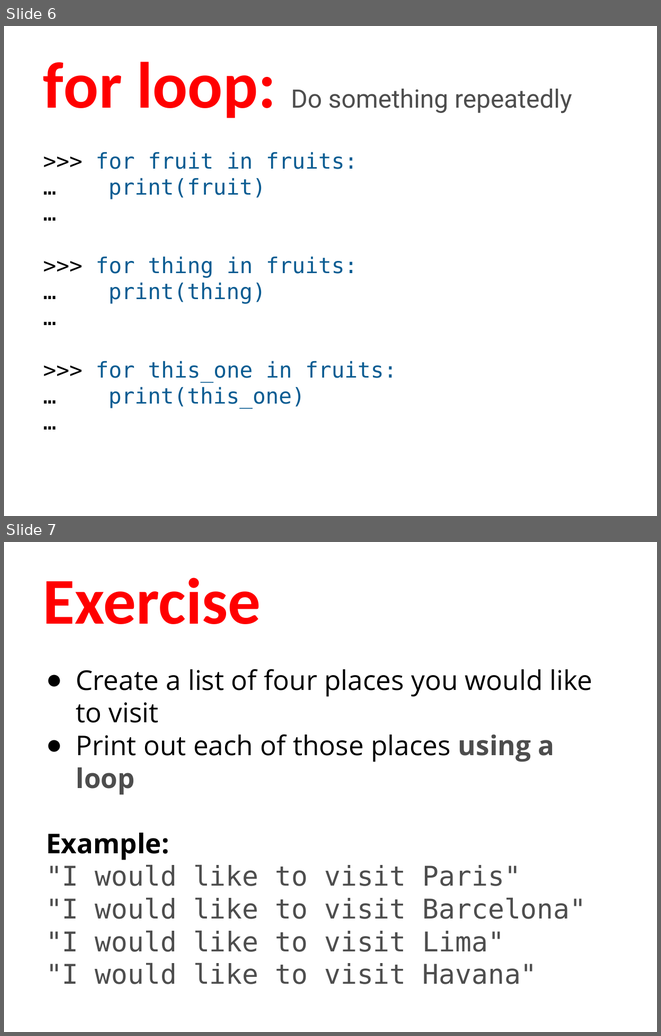
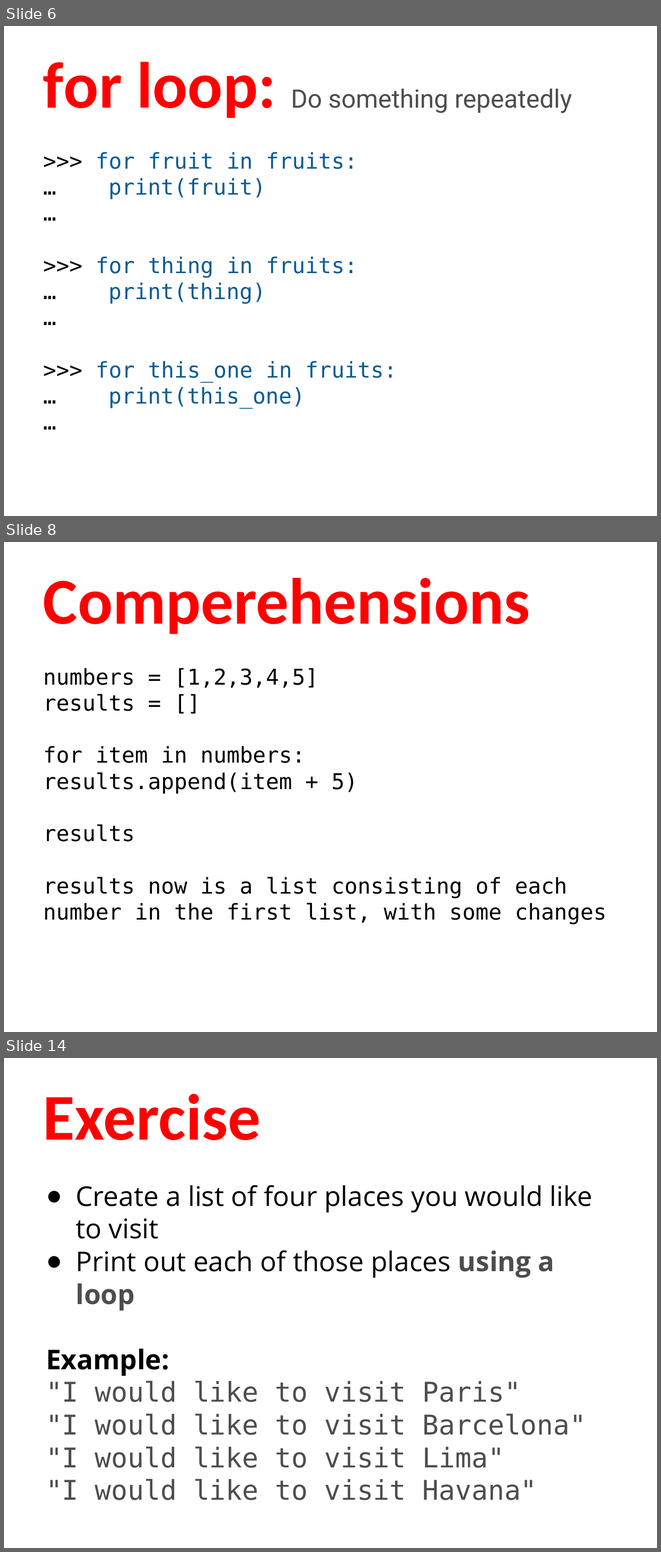
Before and after one commit to humanitiesprogramming/slides, a slide deck: 2017/python/B Done - ish/Python - Programming Concepts II.pptx. Shown one above the other, each under a label of ours: slides 6 and 7 before the commit, slides 6, 8 and 14 after it; the slides between them are not shown. The pictures are 661x1036 and 661x1552 pixels, drawn with LibreOffice and Linux fonts; fonts in the diff are those of the drawing. Boxes give left, top, right and bottom in pixels: in the first picture for what was removed or moved away, otherwise in the second. Text is boxed around its words. In the diff, an @@ line names an element or a change of style, - is before the commit and + after.

```diff
--- a/2017/python/B Done - ish/Python - Programming Concepts II.pptx
+++ b/2017/python/B Done - ish/Python - Programming Concepts II.pptx
@@ slide 8 added at [4,542,657,1032], background #FFFFFF @@
@@ title added at [43,578,530,634], 72 pt, text #FF0000, bold @@
+Comperehensions
@@ text added at [43,668,607,924], 24 pt, text #000000 @@
+numbers = [1,2,3,4,5]
+results = []
+for item in numbers: results.append(item + 5)
+results
+results now is a list consisting of each number in the first list, with some changes
@@ what was slide 7 is now slide 14 @@
```
Also in this commit, not shown: 6 other slides added.
